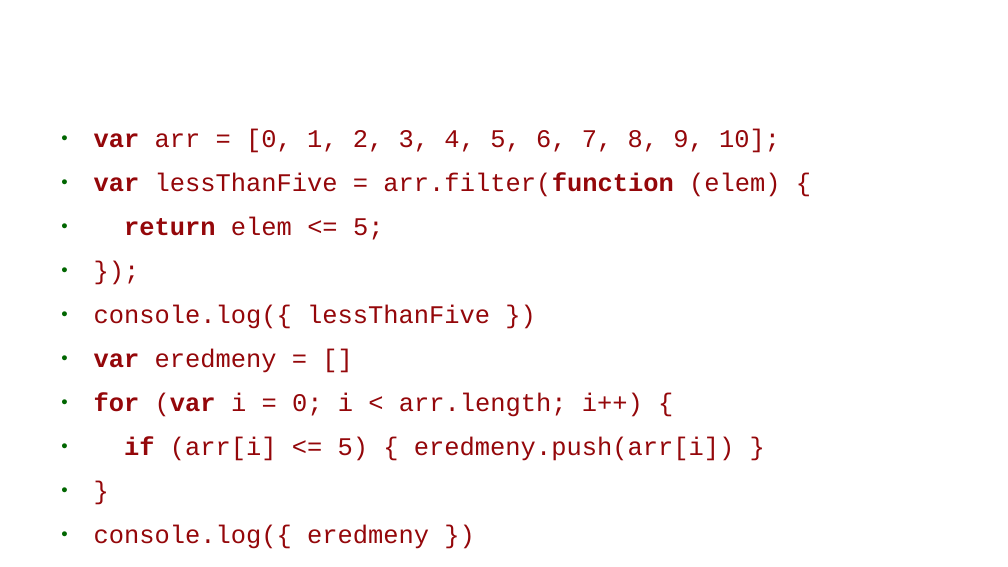
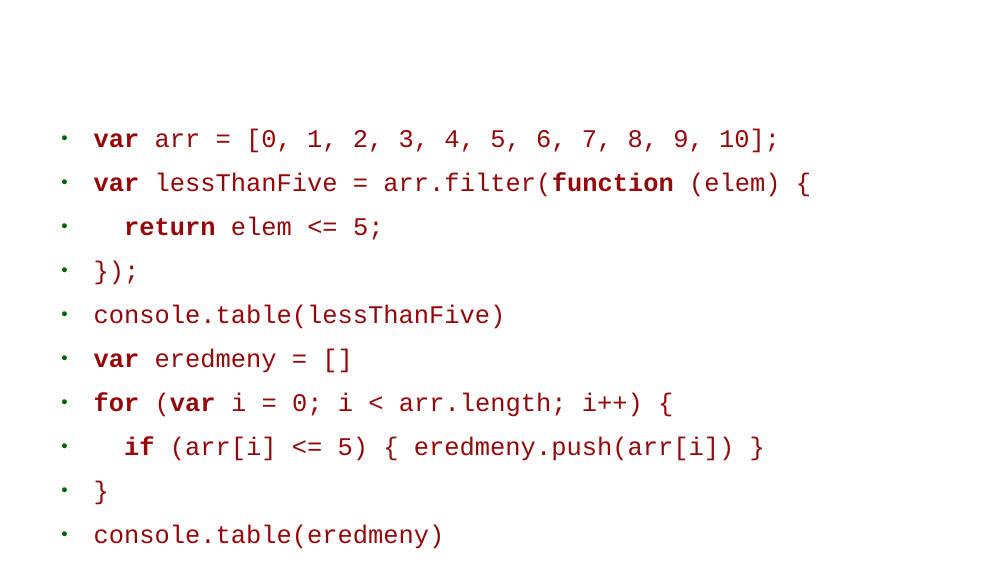
Before and after one commit to webandras/google_earth_engine_kutatas, a slide deck: slide 35 of google_earth_engine_gulacsi_andras_2018.odp. Drawn at 1008x567 pixels with LibreOffice and Linux fonts; fonts in the diff are those of the drawing; background and template pictures are left out. Boxes give left, top, right and bottom in pixels: in the first picture for what was removed or moved away, otherwise in the second. Text is boxed around its words. In the diff, an @@ line names an element or a change of style, - is before the commit and + after.

```diff
--- a/google_earth_engine_gulacsi_andras_2018.odp
+++ b/google_earth_engine_gulacsi_andras_2018.odp
@@ text at box(94, 304, 506, 329): text changed @@
-● console.log({ lessThanFive })
+● console.table(lessThanFive)
@@ text at box(94, 524, 445, 549): text changed @@
-● console.log({ eredmeny })
+● console.table(eredmeny)
```
Also in this commit, not shown: 7 other slides changed, 1 other file.
